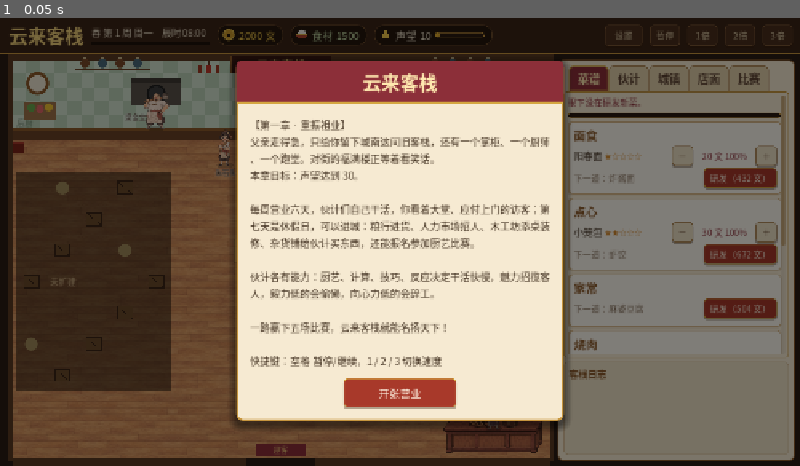
Above: before the commit, frame 1.
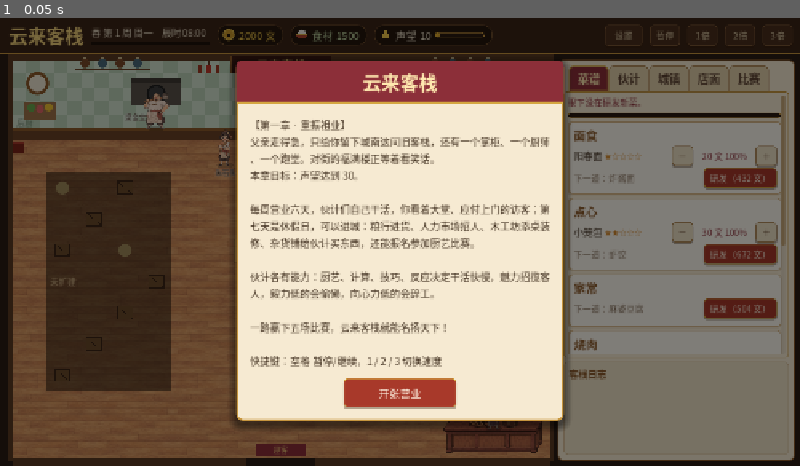
Above: after the commit, the same moment.

Repository: JialiangFan/yunlai-inn
Game: Godot game, scene res://main.tscn
Two runs of this game, one before a commit and one after it. Both use one fixed random seed, a clock stepped at 60 frames per second and the inputs below.
Inputs:
- Up to frame 1 (0.05 s): no input

The runs differ from the first frame. In frame 1, 1.8% of the frame differs, in the area x 2-6%, y 34-84%.

Commit message:
按 Codex 讨论修：声望改每日结算（单日 -1.5~+1.2）、自动补货只补用得到的食材并留 800 周转、天灾改不打断的飘字（每日 12%）、有选项事件每日 35%；自动玩家先买桌、--seed、分类现金账、破产即止；靠墙一列不堆杂物
Co-Authored-By: Claude Opus 5.5 <noreply@anthropic.com>

Diff:
--- a/scripts/main.gd
+++ b/scripts/main.gd
@@ -25,6 +25,7 @@
 const LOW_FOOD := 60  # 某类食材低于这个数就提醒
 const AUTO_FOOD_STEP := 100
 const AUTO_FOOD_MAX := 2000
+const CASH_RESERVE := 800  # 自动补货、自动玩家花钱都至少留这么多周转
 
 # 客人身份。fav：最爱的菜系（Data.CATEGORIES 序号），点到爱吃的更满意；rep：声望到了才会上门；say：进门的口头禅。
 const GUEST_TYPES := [
@@ -149,6 +150,8 @@
 
 # 当天的访客事件
 var event_hour := -1.0
+var mishap_hour := -1.0  # 今天没选项的天灾在几点
+var last_mishap := ""  # 昨天出的天灾，连着两天不重复
 var today_patience := 1.0
 var today_arrival := 1.0
 var critic_today := false
@@ -235,6 +238,8 @@
 	for a in OS.get_cmdline_user_args():
 		if a == "--autotest":
 			autotest = true
+		elif a.begins_with("--seed="):  # 固定随机种子，实验可复现
+			seed(int(a.trim_prefix("--seed=")))
 		elif a.begins_with("--play="):
 			autoplay_weeks = int(a.trim_prefix("--play="))
 		elif a == "--market":  # 调试用：开局直接进休假日的集市
@@ -334,6 +339,9 @@
 				if event_hour > 0.0 and current_hour() >= event_hour:
 					event_hour = -1.0
 					_trigger_random_event()
+				if mishap_hour > 0.0 and current_hour() >= mishap_hour:
+					mishap_hour = -1.0
+					_trigger_mishap()
 		elif customers.is_empty():
 			_end_day()
 	ui_refresh_timer -= delta
@@ -1033,24 +1041,18 @@
 		s += (1.0 - ratio) * 0.3
 	s = clampf(s, 0.0, 1.0)
 	var tip := 0
-	var rep_delta := 0.0
 	var word := ""
 	if s >= 0.8:
 		tip = int(round(c.price * float(c.gtype.tip) * (1.0 + decor_bonus("tip")) * (1.5 if festival_today != "" else 1.0)))
-		rep_delta = 1.0 + float(d.taste) * 0.15
 		word = "好吃！"
 	elif s >= 0.55:
-		rep_delta = 0.4
 		word = "不错"
 	elif s >= 0.3:
 		word = "一般般"
 	else:
-		rep_delta = -1.0
 		word = "不值这个价…"
-	if critic_today:
-		rep_delta *= 2.0
-	_change_rep(rep_delta)
 	var income: int = c.price + tip
+	_book("营业", income)
 	money += income
 	if not staff_of("掌柜").is_empty():  # 铜钱一枚枚飞进柜台的钱匣
 		for j in clampi(income / 30 + 1, 1, 6):
@@ -1097,7 +1099,6 @@
 		sfx.play("angry", -4.0)
 		if c.wants_order():
 			stats.angry_order += 1
-		_change_rep(-4.0 if critic_today else -2.0)
 		_float_text(c.position + Vector2(0, -50), "等太久，气走了！", Color("ff7b6b"))
 		_log("一位%s等得不耐烦，拂袖而去。" % c.gtype.name)
 	elif t.plate != "":
@@ -1116,6 +1117,20 @@
 	reputation = clampf(reputation + amount, 0.0, 100.0)
 
 
+## 营业声望每天打烊统一结算：看当天平均满意度和气走的比例，单日最多 +1.2、-1.5。
+## 这样一天来 20 位还是 50 位客人，声望都不会暴涨暴跌。美食家来的那天影响 ×1.25。
+func _daily_rep() -> void:
+	var n: int = stats.served + stats.angry
+	if n <= 0:
+		return
+	var avg_sat: float = stats.sat_sum / maxf(stats.served, 1.0)
+	var angry_rate := float(stats.angry) / n
+	var r := (1.2 + 4.0 * (avg_sat - 0.55) - 10.0 * angry_rate) * minf(1.0, n / 20.0)
+	if critic_today:
+		r *= 1.25
+	_change_rep(clampf(r, -1.5, 1.2))
+
+
 # ---------------- 一天的开始与结束 ----------------
 
 func _reset_day_stats() -> void:
@@ -1126,6 +1141,7 @@
 
 func _start_game() -> void:
 	game_started = true
+	week_cash_start = money
 	sfx.play("gong", -4.0)
 	sfx.voice("open")
 	if autotest:
@@ -1134,7 +1150,7 @@
 			lengths.append("%s=%.2fs" % [k, sfx._streams[k].get_length()])
 		print("[autotest] sounds: ", ", ".join(lengths), " | voices: ", sfx._voices.keys())
 	_log("云来客栈开张啦！")
-	_set_speed(8.0 if autotest or autoplay_weeks > 0 else 1.0)
+	_set_speed(32.0 if autoplay_weeks > 0 else (8.0 if autotest else 1.0))
 
 
 func _end_day() -> void:
@@ -1153,6 +1169,9 @@
 		t.plate = ""
 	for w in staff:
 		w.reset_work()
+	_book("工钱", -wages)
+	_book("租金", -RENT)
+	_daily_rep()
 	var notes := _daily_growth()
 	var spoiled := PackedStringArray()  # 菜蔬、河鲜放不住，每天坏掉一些
 	for k in food.size():
@@ -1194,6 +1213,10 @@
 			_date_text(), stats.visitors, stats.served, stats.angry, stats.lost_full, stats.lost_price,
 			stats.income, _food_total(), money, reputation, stats.slacks, staff.size()])
 	_refresh_ui()
+	if money < 0 and autoplay_weeks > 0:
+		print("[play] BANKRUPT at %s money=%d" % [_date_text(), money])
+		get_tree().quit()
+		return
 	if money < 0:
 		var e: Dictionary = Data.ENDINGS["annexed" if rivals[1].open else "sold"]
 		_show_popup(e.title, body + "\n\n账上亏空 %d 文。" % -money + e.text, "重新开始", _restart)
@@ -1283,10 +1306,12 @@
 		if _regular_at(3, 0):
 			tax /= 2
 		money -= tax
+		_book("税与失窃", -tax)
 		notes.append("这一季的税银 %d 文交到了县衙%s。" % [tax, "（赵捕头帮着说情，减了一半）" if _regular_at(3, 0) else ""])
 	if money > 0 and randf() < Data.THEFT_CHANCE * pow(0.5, staff_of("杂役").size()):
 		var lost := int(money * randf_range(0.1, 0.2))
 		money -= lost
+		_book("税与失窃", -lost)
 		notes.append("夜里遭了贼，柜上丢了 %d 文！（杂役守夜能防贼）" % lost)
 		_log("夜里遭贼，丢了 %d 文。" % lost)
 	notes.append_array(_update_rivals())
@@ -1691,16 +1716,21 @@
 		return ""
 	var bought := PackedStringArray()
 	var short := false
+	var used := {}  # 已解锁的菜用得到哪几类食材
+	for d in dishes:
+		if d.unlocked:
+			used[int(d.food)] = true
 	for k in food.size():
 		var need: int = auto_food_target[k] - food[k]
-		if need <= 0:
+		if need <= 0 or not used.has(k):
 			continue
-		var amount := mini(need, int(maxi(money, 0) / _food_mult(k)))
+		var amount := mini(need, int(maxi(money - CASH_RESERVE, 0) / _food_mult(k)))
 		if amount < need:
 			short = true
 		if amount <= 0:
 			continue
 		money -= _food_cost(k, amount)
+		_book("食材", -_food_cost(k, amount))
 		food[k] += amount
 		bought.append("%s %d" % [Data.FOOD_KINDS[k].name, amount])
 	if bought.is_empty():
@@ -1762,6 +1792,7 @@
 	if not is_rest_day or money < cost:
 		return
 	money -= cost
+	_book("食材", -cost)
 	food[k] += amount
 	_log("在粮行进了 %d %s，花了 %d 文。" % [amount, Data.FOOD_KINDS[k].name, cost])
 	_refresh_ui()
@@ -1772,6 +1803,7 @@
 	if is_rest_day or money < cost:
 		return
 	money -= cost
+	_book("食材", -cost)
 	food[k] += RUSH_FOOD
 	stats.food_bought += cost
 	stats.food_warned = false
@@ -1811,6 +1843,7 @@
 		if role == "":
 			return
 	money -= int(cand.fee)
+	_book("招人", -int(cand.fee))
 	cand["hired"] = true
 	var info := {"name": cand.name, "role": role, "stats": cand.stats.duplicate(), "wage": cand.wage,
 		"color": STAFF_COLORS[role].pick_random(), "sash": cand.sash, "look": cand.look, "trait": cand.trait}
@@ -1847,6 +1880,7 @@
 	if not is_rest_day or c.x < 0 or money < cost:
 		return
 	money -= cost
+	_book("店面", -cost)
 	pieces.append(c)
 	_rebuild_seats()
 	_log("木工坊送来一张长方桌，现在有 %d 个座位。" % tables.size())
@@ -1861,6 +1895,7 @@
 	if money < int(e.cost):
 		return
 	money -= int(e.cost)
+	_book("店面", -int(e.cost))
 	expand_level += 1
 	_log("大堂扩建：%s，能摆更多桌子了。" % e.name)
 	_refresh_ui()
@@ -1887,6 +1922,7 @@
 	if money < int(g.cost):
 		return
 	money -= int(g.cost)
+	_book("店面", -int(g.cost))
 	table_level += 1
 	_log("桌椅换成了%s。" % g.name)
 	_refresh_ui()
@@ -1900,6 +1936,7 @@
 	if money < int(g.cost):
 		return
 	money -= int(g.cost)
+	_book("店面", -int(g.cost))
 	stove_level += 1
 	_log("后厨砌了%s，出菜更快了。" % g.name)
 	_refresh_ui()
@@ -1913,6 +1950,7 @@
 	if money < int(g.cost):
 		return
 	money -= int(g.cost)
+	_book("店面", -int(g.cost))
 	counter_level += 1
 	_log("柜台换成了%s，结账更快了。" % g.name)
 	_refresh_ui()
@@ -1945,6 +1983,7 @@
 			if slot < 0 or money < int(it.cost):
 				return
 			money -= int(it.cost)
+			_book("店面", -int(it.cost))
 			ornaments[id] = slot
 			_log("木工坊送来了%s。" % it.name)
 	_refresh_ui()
@@ -1968,6 +2007,7 @@
 	if money < cost:
 		return
 	money -= cost
+	_book("店面", -cost)
 	decor_level += 1
 	_log("装修升级为「%s」。" % DECOR_NAMES[decor_level])
 	_refresh_ui()
@@ -1994,6 +2034,7 @@
 	if research != null or d.unlocked or money < int(d.research_cost):
 		return
 	money -= int(d.research_cost)
+	_book("研发", -int(d.research_cost))
 	research = {"dish": d, "points": 0.0}
 	_log("厨师们开始琢磨新菜「%s」。" % d.name)
 	_refresh_ui()
@@ -2035,6 +2076,7 @@
 		return
 	var c: Dictionary = Data.CONTESTS[contest_idx]
 	money -= int(c.fee)
+	_book("比赛", -int(c.fee))
 	contest_active = true
 	contest_days = 0
 	contest_value = 0.0
@@ -2057,6 +2099,7 @@
 	var line := "比赛「%s」结束：%s。" % [c.name, _contest_progress_text()]
 	if contest_value >= float(c.target):
 		money += int(c.prize)
+		_book("比赛", int(c.prize))
 		reputation = minf(100.0, reputation + 5.0)
 		contest_idx += 1
 		_log("赢下「%s」，奖金 %d 文！" % [c.name, c.prize])
@@ -2069,8 +2112,10 @@
 
 # ---------------- 访客事件 ----------------
 
+## 有选项的事件（弹窗，等你拿主意）每天 35%；没选项的天灾（走水、大雪）每天 12%，只飘字记日志、不打断。
 func _schedule_event() -> void:
-	event_hour = randf_range(9.5, 17.0) if randf() < 0.6 else -1.0
+	event_hour = randf_range(9.5, 17.0) if randf() < 0.35 else -1.0
+	mishap_hour = randf_range(9.5, 17.0) if randf() < 0.12 else -1.0
 
 
 func _trigger_random_event() -> void:
@@ -2081,12 +2126,22 @@
 		if ev.id == "scholar" and scholar_loan:
 			continue
 		options.append(ev)
-	if randf() < 0.4:  # 官府与天灾
-		options.clear()
-		for ev in Data.DISASTERS:
-			if not ev.has("season") or int(ev.season) == season_of_week(week()):
-				options.append(ev)
+	options.append(Data.DISASTERS[0])  # 官府查店有选项，混在普通访客里
 	_trigger_event(options.pick_random())
+
+
+## 没选项的天灾：直接生效，飘字 + 日志，不弹窗。
+func _trigger_mishap() -> void:
+	var options: Array = []
+	for ev in Data.DISASTERS:
+		if ev.no == "" and ev.id != last_mishap and (not ev.has("season") or int(ev.season) == season_of_week(week())):
+			options.append(ev)
+	if options.is_empty():
+		return
+	var ev: Dictionary = options.pick_random()
+	last_mishap = ev.id
+	_float_text(Vector2(450, 300), "【%s】" % ev.title, Color("ffb070"))
+	_event_accept(ev)
 
 
 func _trigger_event(ev: Dictionary) -> void:
@@ -2106,6 +2161,7 @@
 		_event_decline(ev)
 		return
 	money -= cost
+	_book("事件", -cost)
 	match ev.id:
 		"storyteller":
 			today_patience *= 0.7
@@ -2135,6 +2191,7 @@
 				_log("火扑灭了，只烧了些柴米。")
 			else:
 				money -= 400
+				_book("事件", -400)
 				today_arrival *= 0.5
 				_change_rep(-2.0)
 				_log("火势太大，灶台烧坏了，修灶花了 400 文，客人也吓跑了一半。（有杂役能更快扑灭）")
@@ -2720,7 +2777,7 @@
 	# 没扩建的地方：堆着杂物，暗下去
 	var e: Dictionary = Data.EXPANSIONS[expand_level]
 	for r in range(1, 8):
-		for c in GCOLS:
+		for c in range(1, GCOLS - 1):  # 最靠墙的两列留给摆件和灯笼，不堆杂物
 			if c >= int(e.cols[0]) and c <= int(e.cols[1]):
 				continue
 			var cc := cell_center(Vector2i(c, r))
@@ -3941,6 +3998,12 @@
 
 var autoplay_weeks := 0
 var week_sum := {}  # 本周累计
+var ledger := {}  # 本周现金流水，按类别
+var week_cash_start := 0
+
+
+func _book(cat: String, amount: int) -> void:
+	ledger[cat] = int(ledger.get(cat, 0)) + amount
 
 
 func _autoplay_day_end() -> void:
@@ -3971,50 +4034,55 @@
 			_rush_food(k)
 
 
-## 休假日按优先级办事，然后开张。
+## 休假日按优先级办事（花完都至少留 CASH_RESERVE 周转），办完打印这一周的账，然后开张。
 func _autoplay_rest_day() -> void:
 	await get_tree().process_frame
-	var r := {"week": week(), "money": money, "rep": int(reputation), "seats": tables.size(), "staff": staff.size(),
-		"ch": chapter, "contest": contest_idx, "expand": expand_level, "decor": decor_level}
 	var w := week_sum
-	print("[play] W%02d %s money=%d rep=%d seats=%d staff=%d | visitors=%d served=%d full=%d angry=%d priceleave=%d income=%d sat=%d%% | ch=%d contest=%d expand=%d decor=%d tbl=%d stove=%d | rivals=%s" % [
-		r.week, season().name, money, r.rep, r.seats, r.staff, w.get("visitors", 0), w.get("served", 0), w.get("lost_full", 0),
-		w.get("angry", 0), w.get("lost_price", 0), w.get("income", 0), int(float(w.get("sat", 0.0)) / maxf(1.0, float(w.get("served", 0))) * 100.0),
-		chapter, contest_idx, expand_level, decor_level, table_level, stove_level,
-		rivals.map(func(x): return "%d%s" % [int(x.rep), "" if x.open else ("x" if x.closed else "-")])])
+	var full_rate := float(w.get("lost_full", 0)) / maxf(1.0, float(w.get("served", 0)) + float(w.get("angry", 0)) + float(w.get("lost_full", 0)))
+	# 1. 桌子优先：不到 8 座就每个休假日买一张；8 座以后看上周客满流失
+	var c := _free_piece_cell()
+	if c.x >= 0 and money - _table_cost() >= CASH_RESERVE and (tables.size() < 8 or full_rate > 0.3):
+		_buy_table()
+	if _free_piece_cell().x < 0 and expand_level < Data.EXPANSIONS.size() - 1 and money - int(Data.EXPANSIONS[expand_level + 1].cost) >= CASH_RESERVE and full_rate > 0.3:
+		_expand()
+	# 2. 缺人就招：跑堂按座位配，厨师按座位配
+	var want := {"跑堂": maxi(1, tables.size() / 5), "厨师": maxi(1, tables.size() / 6), "杂役": 1 if tables.size() >= 8 else 0, "掌柜": 1}
+	for i in market.size():
+		var cand: Dictionary = market[i]
+		if not cand.get("hired", false) and staff_of(cand.role).size() < int(want.get(cand.role, 0)) and money - int(cand.fee) >= CASH_RESERVE:
+			_hire_candidate(i)
+	# 3. 研发
+	if research == null:
+		for ci in Data.CATEGORIES.size():
+			var d = _next_locked(ci)
+			if d != null and money - int(d.research_cost) >= CASH_RESERVE + 500:
+				_start_research(d)
+				break
+	# 4. 升级：灶台 > 桌椅 > 柜台 > 装修
+	for pair in [[Data.STOVE_GRADES, stove_level, _upgrade_stove], [Data.TABLE_GRADES, table_level, _upgrade_tables], [Data.COUNTER_GRADES, counter_level, _upgrade_counter]]:
+		if int(pair[1]) < pair[0].size() - 1 and money - int(pair[0][int(pair[1]) + 1].cost) >= CASH_RESERVE * 2:
+			pair[2].call()
+	if decor_level < DECOR_COSTS.size() and money - int(DECOR_COSTS[decor_level]) >= CASH_RESERVE * 2:
+		_buy_decor()
+	# 5. 比赛
+	if _contest_block_reason() == "" and money - int(Data.CONTESTS[contest_idx].fee) >= CASH_RESERVE:
+		_sign_contest()
+	# 周报：本周现金流（期初 → 期末，各类相加，对不上的部分记「其他」）
+	var known := 0
+	for k in ledger:
+		known += int(ledger[k])
+	ledger["其他"] = money - week_cash_start - known
+	print("[play] W%02d %s cash %d->%d rep=%d seats_next=%d staff=%d | visit=%d served=%d full=%d(%d%%) angry=%d price=%d sat=%d%% | ch=%d contest=%d exp=%d decor=%d tbl=%d stove=%d ctr=%d | rivals=%s | %s" % [
+		week(), season().name, week_cash_start, money, int(reputation), tables.size(), staff.size(),
+		w.get("visitors", 0), w.get("served", 0), w.get("lost_full", 0), int(full_rate * 100.0), w.get("angry", 0), w.get("lost_price", 0),
+		int(float(w.get("sat", 0.0)) / maxf(1.0, float(w.get("served", 0))) * 100.0),
+		chapter, contest_idx, expand_level, decor_level, table_level, stove_level, counter_level,
+		rivals.map(func(x): return "%d%s" % [int(x.rep), "" if x.open else ("x" if x.closed else "-")]), str(ledger)])
 	week_sum = {}
+	ledger = {}
+	week_cash_start = money
 	if week() >= autoplay_weeks:
 		print("[play] done")
 		get_tree().quit()
 		return
-	# 1. 缺人就招：跑堂按座位数配，没有杂役先招一个
-	var want := {"跑堂": maxi(1, tables.size() / 5), "厨师": maxi(1, tables.size() / 6), "杂役": 1, "掌柜": 1}
-	for i in market.size():
-		var cand: Dictionary = market[i]
-		if not cand.get("hired", false) and staff_of(cand.role).size() < int(want.get(cand.role, 0)) and money > int(cand.fee) + 800:
-			_hire_candidate(i)
-	# 2. 研发
-	if research == null:
-		for ci in Data.CATEGORIES.size():
-			var d = _next_locked(ci)
-			if d != null and money > int(d.research_cost) * 2 + 800:
-				_start_research(d)
-				break
-	# 3. 店面：桌子 > 扩建 > 灶台 > 桌椅 > 柜台 > 装修，都留够周转
-	for _k in 3:
-		if _free_piece_cell().x >= 0 and money > _table_cost() * 3 + 1000:
-			_buy_table()
-	if expand_level < Data.EXPANSIONS.size() - 1 and _free_piece_cell().x < 0 and money > int(Data.EXPANSIONS[expand_level + 1].cost) + 1500:
-		_expand()
-	if stove_level < Data.STOVE_GRADES.size() - 1 and money > int(Data.STOVE_GRADES[stove_level + 1].cost) * 2 + 1000:
-		_upgrade_stove()
-	if table_level < Data.TABLE_GRADES.size() - 1 and money > int(Data.TABLE_GRADES[table_level + 1].cost) * 2 + 1000:
-		_upgrade_tables()
-	if counter_level < Data.COUNTER_GRADES.size() - 1 and money > int(Data.COUNTER_GRADES[counter_level + 1].cost) * 2 + 1000:
-		_upgrade_counter()
-	if decor_level < DECOR_COSTS.size() and money > int(DECOR_COSTS[decor_level]) * 2 + 1000:
-		_buy_decor()
-	# 4. 比赛
-	if _contest_block_reason() == "" and money > int(Data.CONTESTS[contest_idx].fee) * 2:
-		_sign_contest()
 	_end_rest_day()
